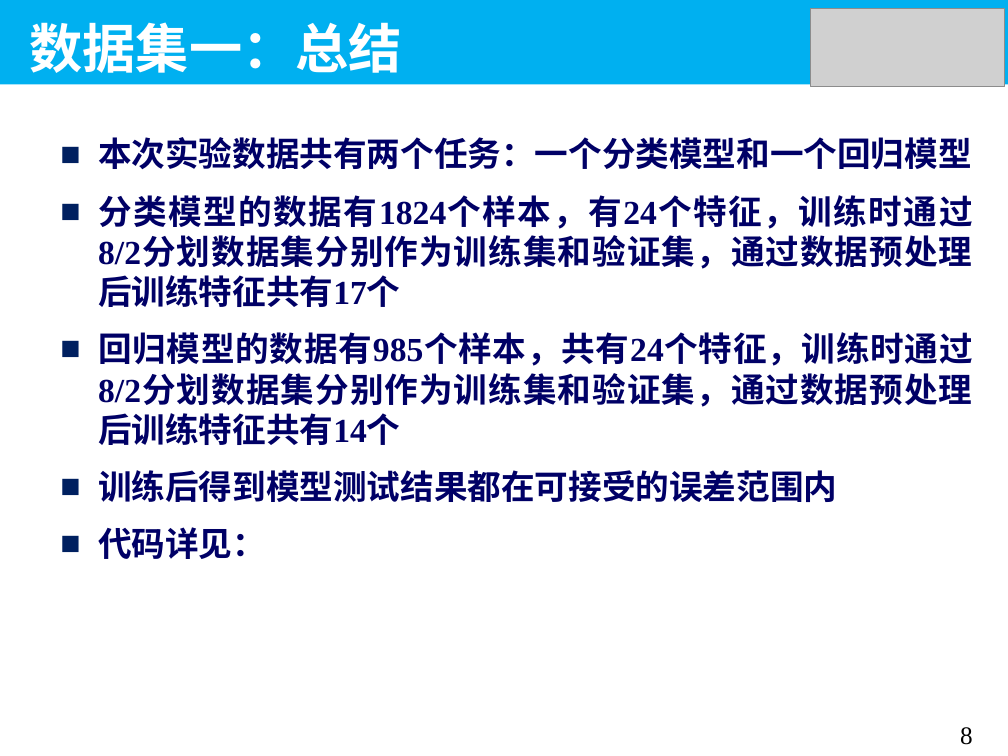
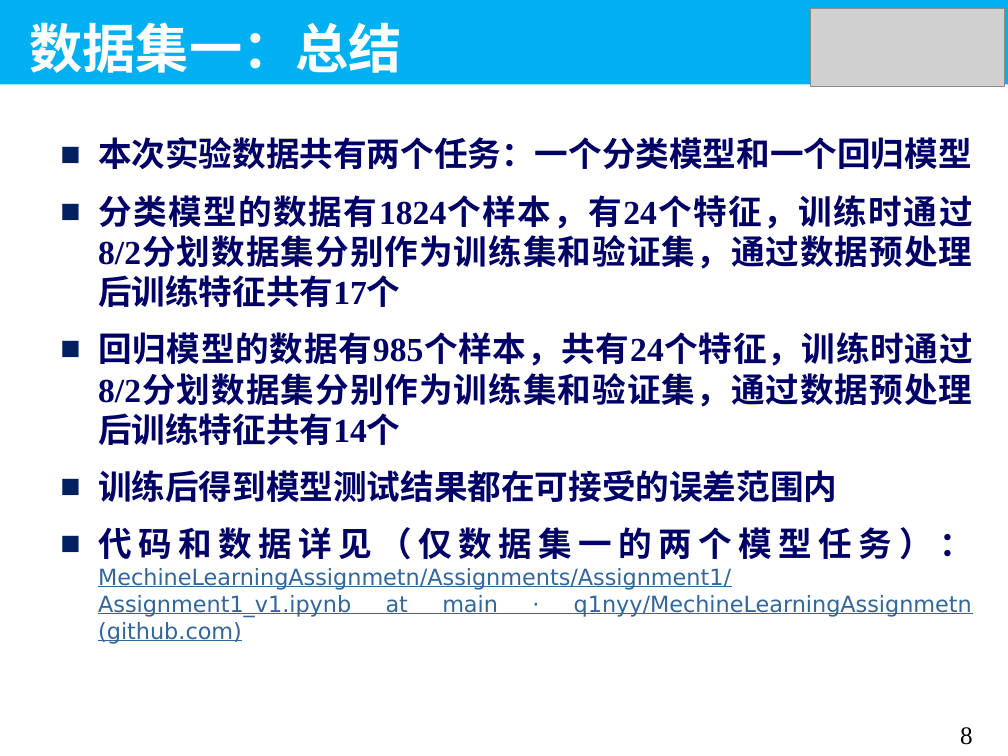
Before and after one commit to q1nyy/MechineLearningAssignmetn, a slide deck: slide 8 of Reports/机器学习综合实践.pptx. Drawn at 1008x756 pixels with LibreOffice and Linux fonts; fonts in the diff are those of the drawing; grey boxes stand for pictures. Boxes give left, top, right and bottom in pixels: in the first picture for what was removed or moved away, otherwise in the second. Text is boxed around its words. In the diff, an @@ line names an element or a change of style, - is before the commit and + after.

Commit message:
ppt附上链接

```diff
--- a/Reports/机器学习综合实践.pptx
+++ b/Reports/机器学习综合实践.pptx
@@ text at (98, 527, 973, 644): text changed; size 24 to 16 pt; font Times New Roman to DejaVu Sans; text colour #000066 to #336699; bold off @@
-■ 代码详见：
+■ 代码和数据详见（仅数据集一的两个模型任务）：MechineLearningAssignmetn/Assignments/Assignment1/Assignment1_v1.ipynb at main · q1nyy/MechineLearningAssignmetn (github.com)
```
